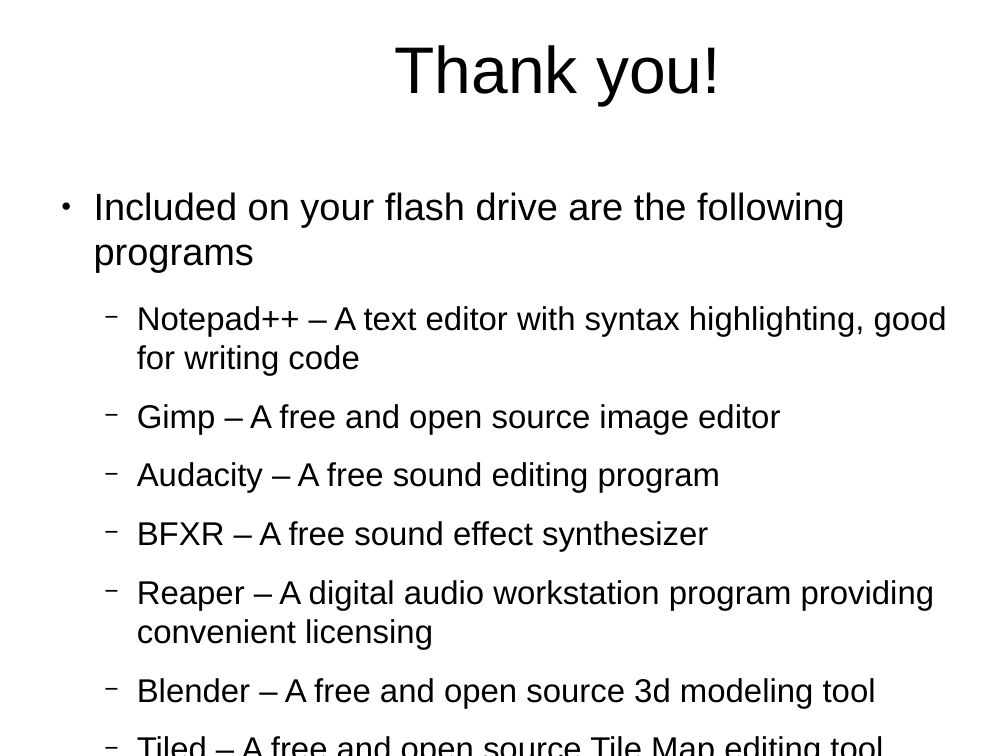
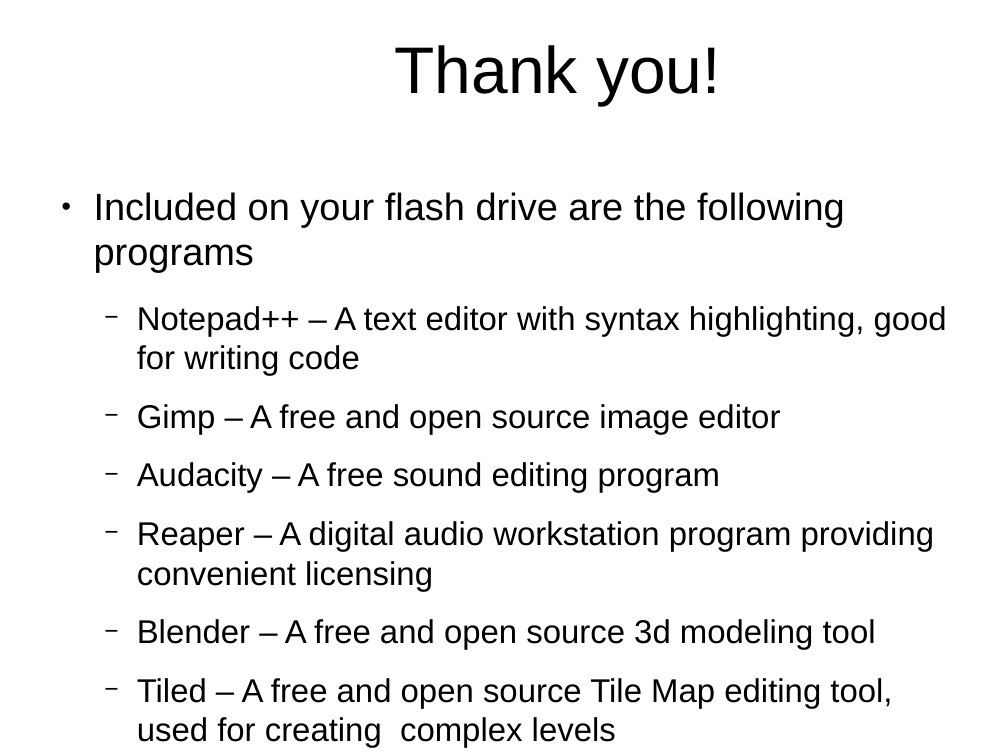
Before and after one commit to originalgrego/Webtris, a slide deck: slide 34 of Webtris - Explorathon 2019.odp. Drawn at 1008x756 pixels with LibreOffice and Linux fonts; fonts in the diff are those of the drawing; background and template pictures are left out. Boxes give left, top, right and bottom in pixels: in the first picture for what was removed or moved away, otherwise in the second. Text is boxed around its words. In the diff, an @@ line names an element or a change of style, - is before the commit and + after.

```diff
--- a/Webtris - Explorathon 2019.odp
+++ b/Webtris - Explorathon 2019.odp
@@ text at [137, 521, 708, 552]: paragraph removed @@
-  − BFXR – A free sound effect synthesizer
```
Also in this commit, not shown: 2 other slides changed.
